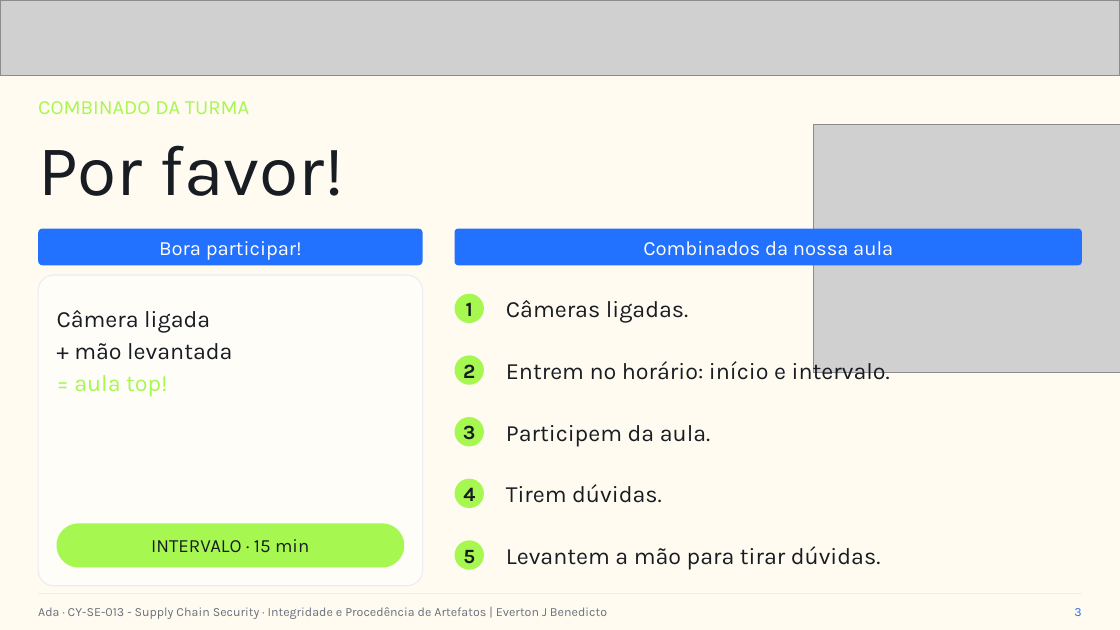
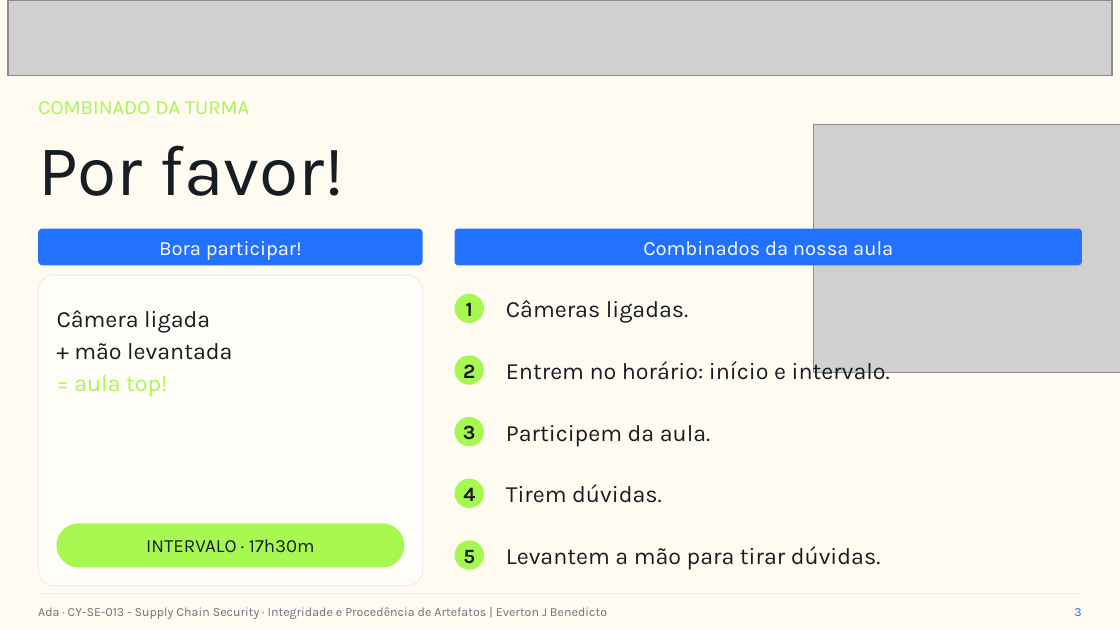
Before and after one commit to everton-dev/AdaTech.Aulas, a slide deck: slide 3 of CY-SE-013 - Supply Chain Security/slides/Aula_07_Integridade_e_Procedencia_de_Artefatos.pptx. Drawn at 1120x630 pixels with LibreOffice and Linux fonts; fonts in the diff are those of the drawing; grey boxes stand for pictures. Boxes give left, top, right and bottom in pixels: in the first picture for what was removed or moved away, otherwise in the second. Text is boxed around its words. In the diff, an @@ line names an element or a change of style, - is before the commit and + after.

```diff
--- a/CY-SE-013 - Supply Chain Security/slides/Aula_07_Integridade_e_Procedencia_de_Artefatos.pptx
+++ b/CY-SE-013 - Supply Chain Security/slides/Aula_07_Integridade_e_Procedencia_de_Artefatos.pptx
@@ picture: place and size @@
-picture at (0, 0, 1120, 75)
+picture at (8, 0, 1112, 75)
@@ text at (146, 539, 315, 553): text changed @@
-INTERVALO · 15 min
+INTERVALO · 17h30m
```
Also in this commit, not shown: 12 other slides changed, 6 slides added, 9 other files.
